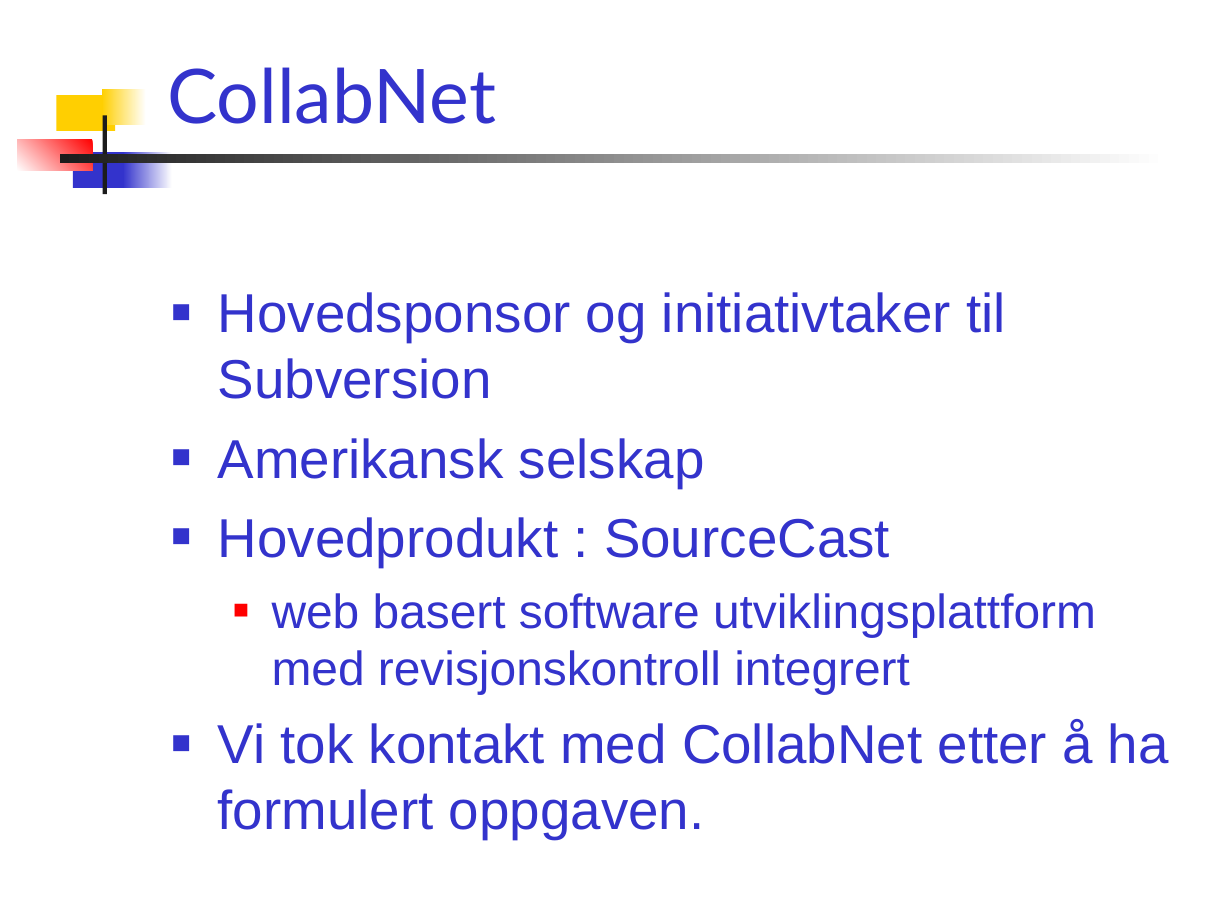
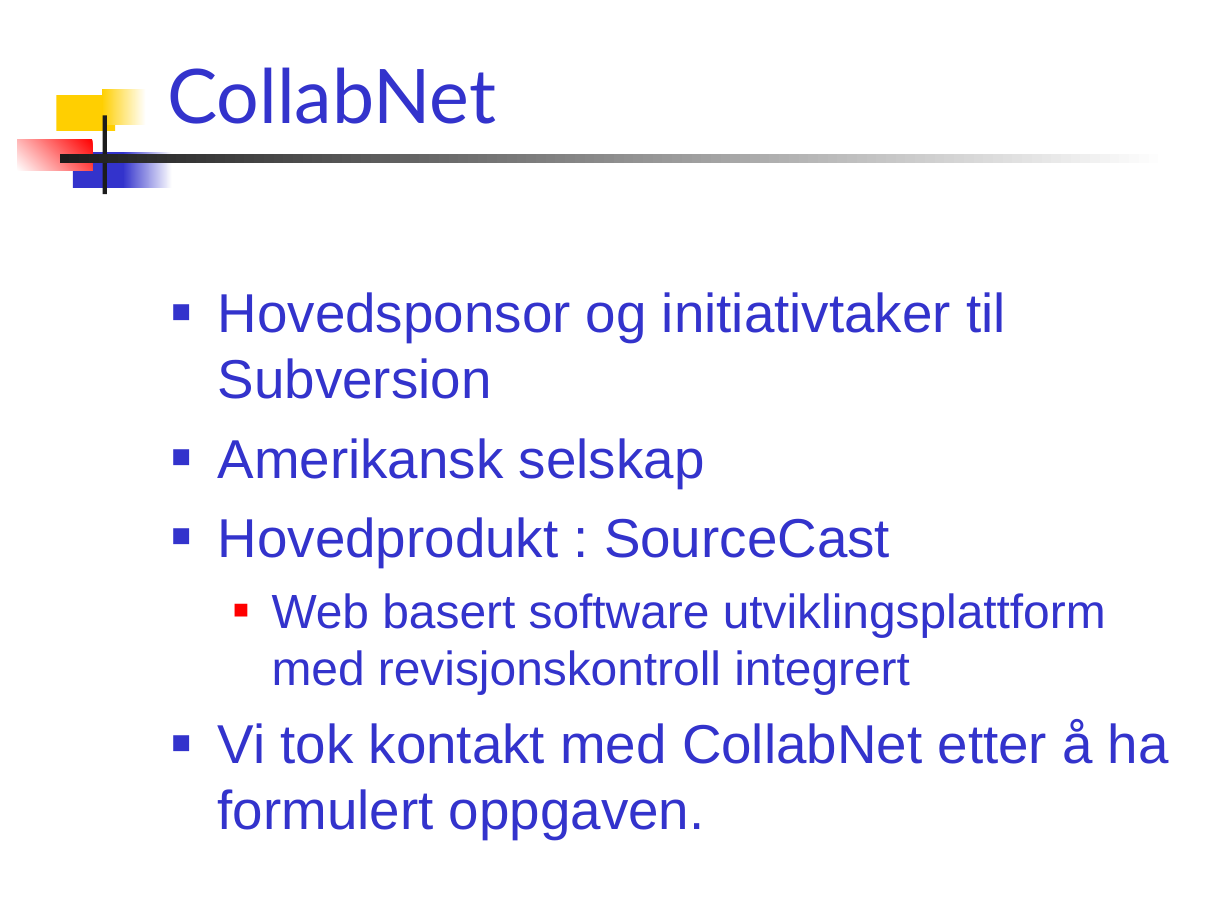
Before and after one commit to PhilJollans/AnkhSVN2019, a slide deck: slide 5 of doc/powerpoint/Subversion_addin_for_VS.NET.ppt. Drawn at 1232x924 pixels with LibreOffice and Linux fonts; fonts in the diff are those of the drawing. Boxes give left, top, right and bottom in pixels: in the first picture for what was removed or moved away, otherwise in the second. Text is boxed around its words. In the diff, an @@ line names an element or a change of style, - is before the commit and + after.

Commit message:
...fixed some typos.

```diff
--- a/doc/powerpoint/Subversion_addin_for_VS.NET.ppt
+++ b/doc/powerpoint/Subversion_addin_for_VS.NET.ppt
@@ text at [272,593,1106,694]: text changed @@
-  ■ web basert software utviklingsplattform med revisjonskontroll integrert
+  ■ Web basert software utviklingsplattform med revisjonskontroll integrert
```
